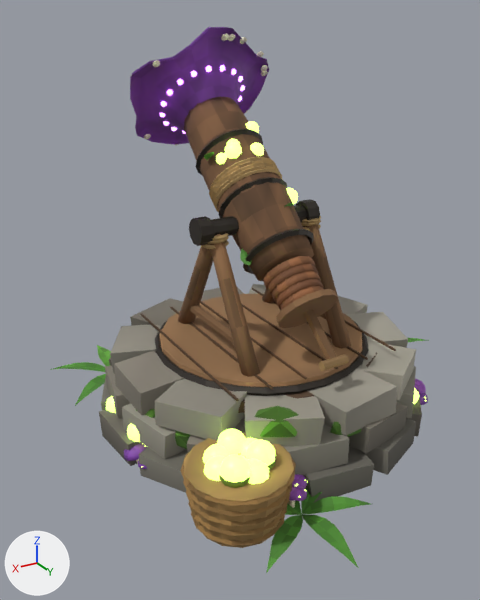
What one commit did to the glTF model public/models/spore_mortar.glb.
One viewpoint serves both versions: a camera (50 mm lens) standing at (2.27, 3.5, 2.6) and looking at (0.21, 0.06, 0.88). Lighting does not change. The marker at lower left points along +X, +Y and +Z. The first picture is the older version. Where no turn or scale is listed for an object, it has been applied to the vertices. Vertices at exactly the same position are counted once.

The first picture shows 'Aim.001', 'Bellows', 'Body.002', 'Turret.001'.
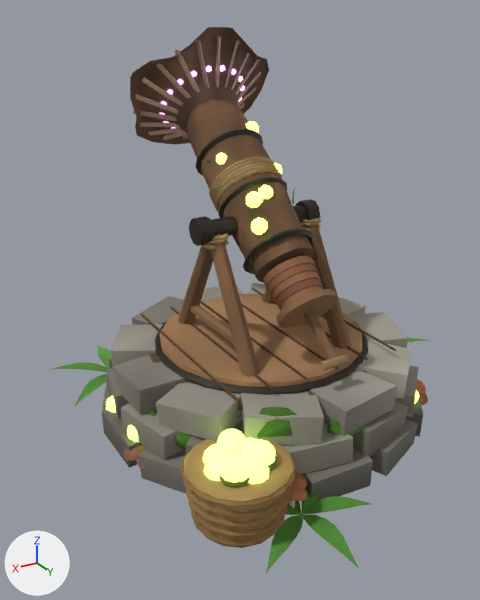
Pixel boxes [x1, y1, x2, y2] of what changed, in the pictures (480 x 600 px; the box of a moved part takes in the faces that stretch with it):
'Body.002', reshaped: before [50, 284, 428, 573]; after [50, 283, 428, 573]
'Aim.001', reshaped: before [130, 27, 314, 282]; after [130, 27, 314, 283]
part 1 of me_body_002, moved or reshaped: before [175, 431, 190, 449]; after [175, 431, 193, 450]
part 2 of me_body_002, rebuilt (mostly hidden): before [155, 352, 377, 413]; after [149, 322, 367, 410]
part 3 of me_body_002, deleted: before [99, 284, 427, 503]
part 4 of me_body_002, moved or reshaped: before [101, 366, 416, 475]; after [102, 283, 423, 497]
part 5 of me_body_002, recoloured: [68, 338, 428, 570] in both
part 6 of me_aim_001, moved or reshaped: before [250, 142, 264, 156]; after [258, 185, 273, 199]
part 7 of me_aim_001, moved or reshaped: before [286, 188, 298, 204]; after [246, 191, 263, 208]
part 8 of me_aim_001, added: after [251, 217, 268, 235]
part 9 of me_aim_001, added: after [274, 163, 282, 174]
part 10 of me_aim_001, deleted: before [144, 34, 268, 159]
part 11 of me_aim_001, moved or reshaped: before [184, 33, 229, 191]; after [133, 37, 261, 190]
part 12 of me_aim_001, moved or reshaped: before [240, 185, 305, 282]; after [242, 184, 306, 283]
part 13 of me_aim_001, recoloured (purple to brown): [130, 27, 314, 282] in both

Diff of the bpy script that builds the scene:
```diff
--- a/public/models/spore_mortar.glb.py
+++ b/public/models/spore_mortar.glb.py
@@ me_body_002 @@
-me_body_002.from_pydata(...)  # 4295 vertices, 7732 faces; spans x -1.62..1.19, y -1.33..1.61, z -0.06..0.56
+me_body_002.from_pydata(...)  # 3635 vertices, 6632 faces; spans x -1.62..1.19, y -1.33..1.61, z -0.06..0.56
+# me_body_002 part 1: the loose piece of 12 vertices spanning x 0.74..0.92, y 0.33..0.58, z 0.18..0.37 is multiplied about its middle by the matrix ((0.93, 0.04, -0.004), (-0.04, 0.93, -0.019), (0.003, 0.019, 0.931)), then moved by (0.0, 0.02, 0.0)
+# me_body_002 part 2: the loose piece of 32 vertices spanning x -0.82..0.83, y -0.82..0.81, z 0.42..0.51 is rebuilt with 32 vertices and now spans x -0.82..0.81, y -0.83..0.82, z 0.43..0.51
+# me_body_002 part 3: 76 loose pieces with 808 vertices, spanning x -1.13..1.13, y -1.05..1.14, z -0.03..0.53, are deleted
+# me_body_002 part 4: 23 vertices moved from x -0.97..0.89, y -1.12..0.9, z -0.01..0.34 to x -0.98..0.89, y -1.14..0.9, z -0.02..0.34; 168 vertices removed from x -0.95..1.08, y -1.12..1.11, z -0.01..0.56; 316 vertices added at x -1.15..1.12, y -1.14..1.13, z -0.02..0.56
+# me_body_002 part 5: 4785 kept faces spanning x -1.62..1.19, y -1.33..1.61, z -0.06..0.5 get new vertex colours
+# other edits to the shape of me_body_002 do not show in these pictures
 me_body_002.materials.append(mat_stone)
@@ me_aim_001 @@
-me_aim_001.from_pydata(...)  # 2024 vertices, 3748 faces; spans x -0.54..0.54, y -1.19..0.4, z -0.37..1.15
+me_aim_001.from_pydata(...)  # 2040 vertices, 3748 faces; spans x -0.54..0.54, y -1.19..0.4, z -0.38..1.15
+# me_aim_001 part 6: the loose piece of 42 vertices spanning x -0.1..0.0, y -0.22..-0.11, z 0.37..0.47 is moved by (0.09, 0.25, -0.21)
+# me_aim_001 part 7: the loose piece of 42 vertices spanning x -0.25..-0.13, y -0.04..0.08, z 0.07..0.19 is moved by (0.31, 0.07, 0.04)
+# me_aim_001 part 8: a new loose piece, an icosphere of 80 faces spanning x 0.1..0.21, y 0.15..0.25, z -0.02..0.09, in mat_sporeglow
+# me_aim_001 part 9: a new loose piece, an icosphere of 80 faces spanning x -0.223..-0.121, y -0.172..-0.072, z 0.233..0.333, in mat_sporeglow
+# me_aim_001 part 10: 12 loose pieces with 204 vertices, spanning x -0.5..0.43, y -1.18..-0.14, z 0.3..1.11, are deleted
+# me_aim_001 part 11: 40 vertices moved from x -0.18..0.27, y -0.81..-0.2, z -0.12..0.64 to x -0.18..0.22, y -0.81..-0.19, z -0.04..0.63; 104 vertices removed from x -0.18..0.07, y -1.17..-0.43, z 0.32..1.11; 240 vertices added at x -0.48..0.48, y -1.17..-0.42, z 0.34..1.09
+# me_aim_001 part 12: 26 vertices moved from x -0.1..0.27, y 0.13..0.27, z -0.36..0.14 to x -0.19..0.24, y 0.08..0.27, z -0.37..0.21
+# me_aim_001 part 13: 2083 kept faces spanning x -0.54..0.54, y -1.19..0.4, z -0.38..1.15 get new vertex colours
+# other edits to the shape of me_aim_001 do not show in these pictures
 me_aim_001.materials.append(mat_bark)
@@ me_aim_001 @@
 me_aim_001.materials.append(mat_gillglow)
-me_aim_001.materials.append(mat_plant)
 me_aim_001.materials.append(mat_sporeglow)
```
